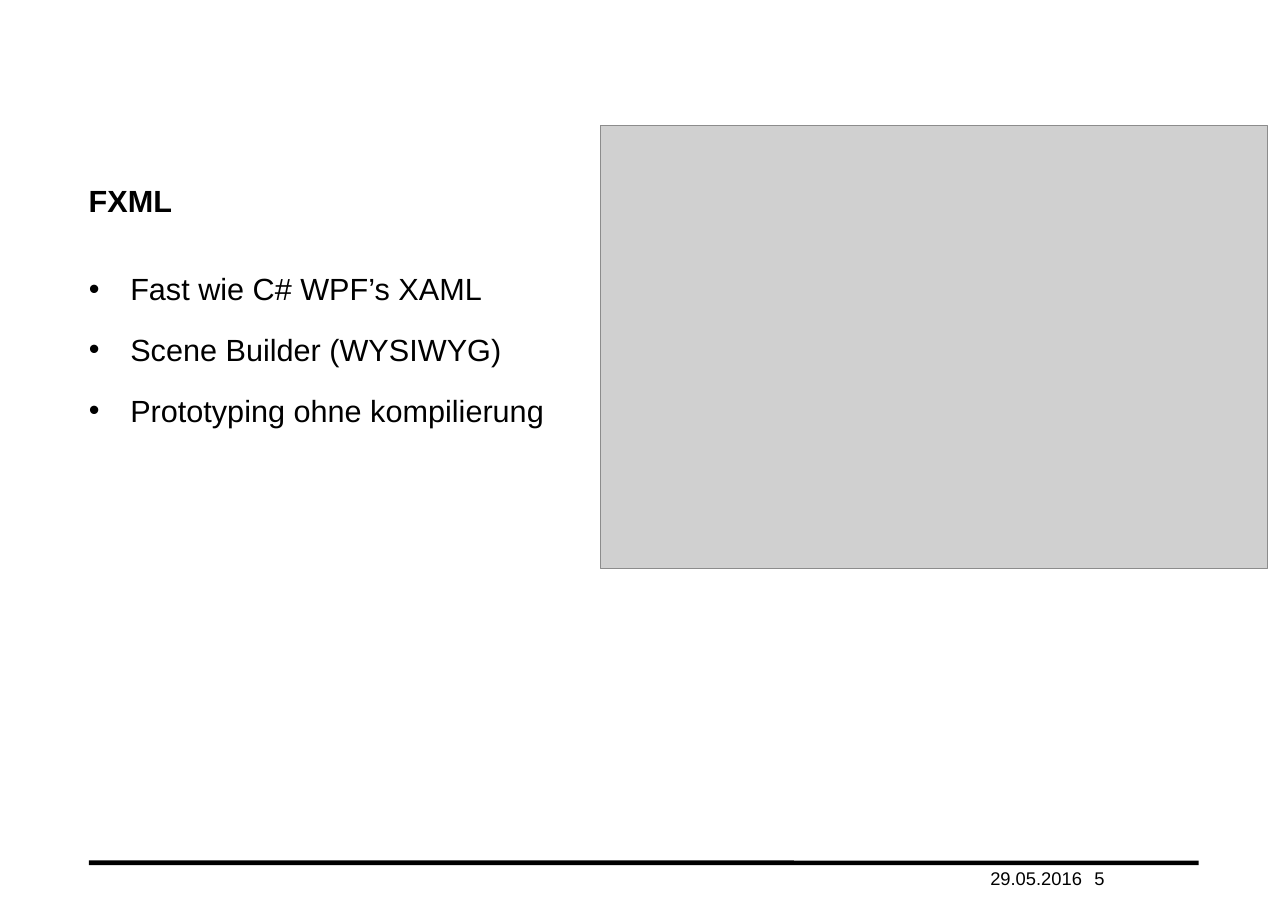
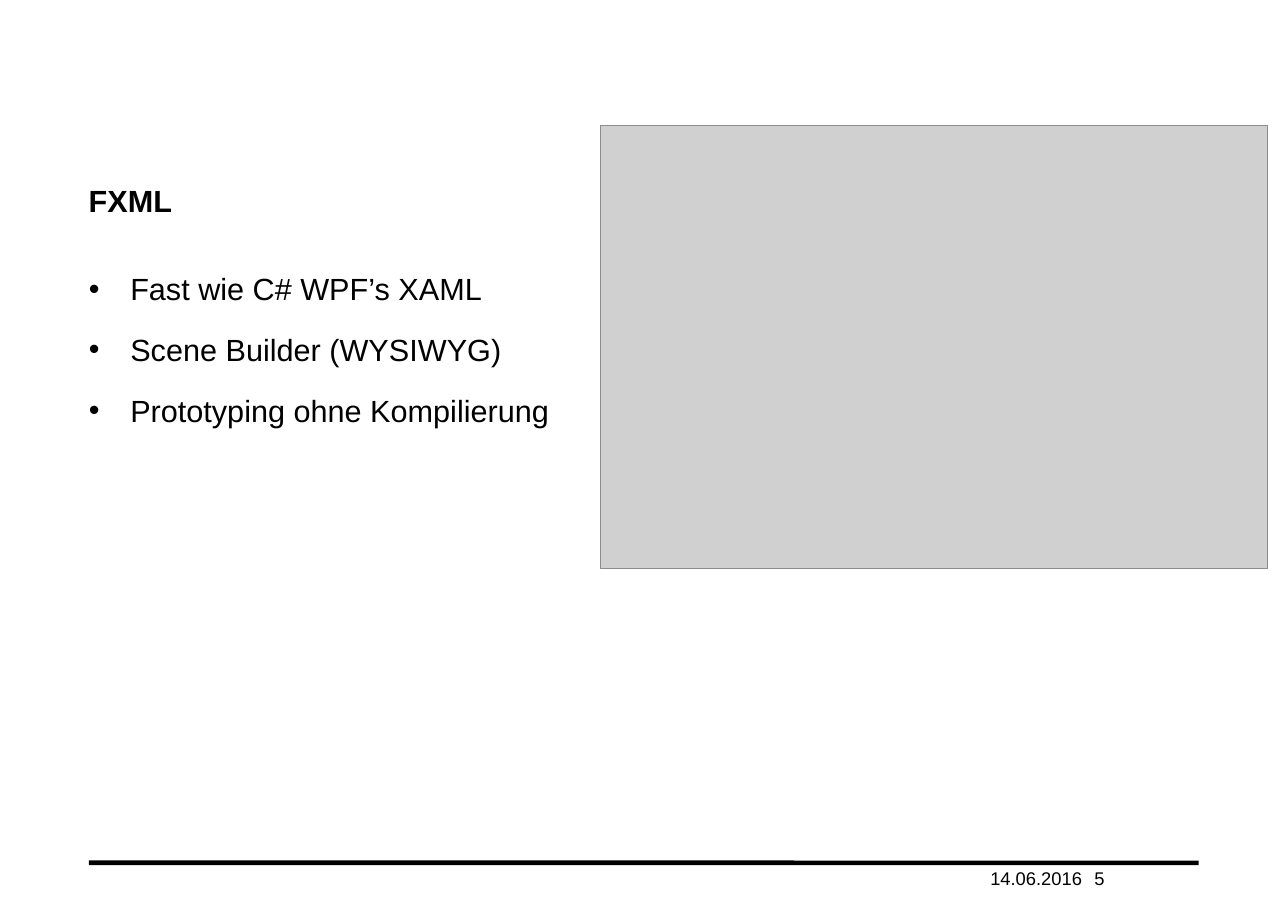
Before and after one commit to haisi/oop2Project, a slide deck: slide 5 of presentation.pptx. Drawn at 1288x911 pixels with LibreOffice and Linux fonts; fonts in the diff are those of the drawing; grey boxes stand for pictures; background and template pictures are left out. Boxes give left, top, right and bottom in pixels: in the first picture for what was removed or moved away, otherwise in the second. Text is boxed around its words. In the diff, an @@ line names an element or a change of style, - is before the commit and + after.

```diff
--- a/presentation.pptx
+++ b/presentation.pptx
@@ text at [130,399,549,427]: text changed @@
-• Prototyping ohne kompilierung
+• Prototyping ohne Kompilierung
@@ text at [990,872,1082,885]: text changed @@
-29.05.2016
+14.06.2016
```
Also in this commit, not shown: 11 other slides changed, 2 slides added.
